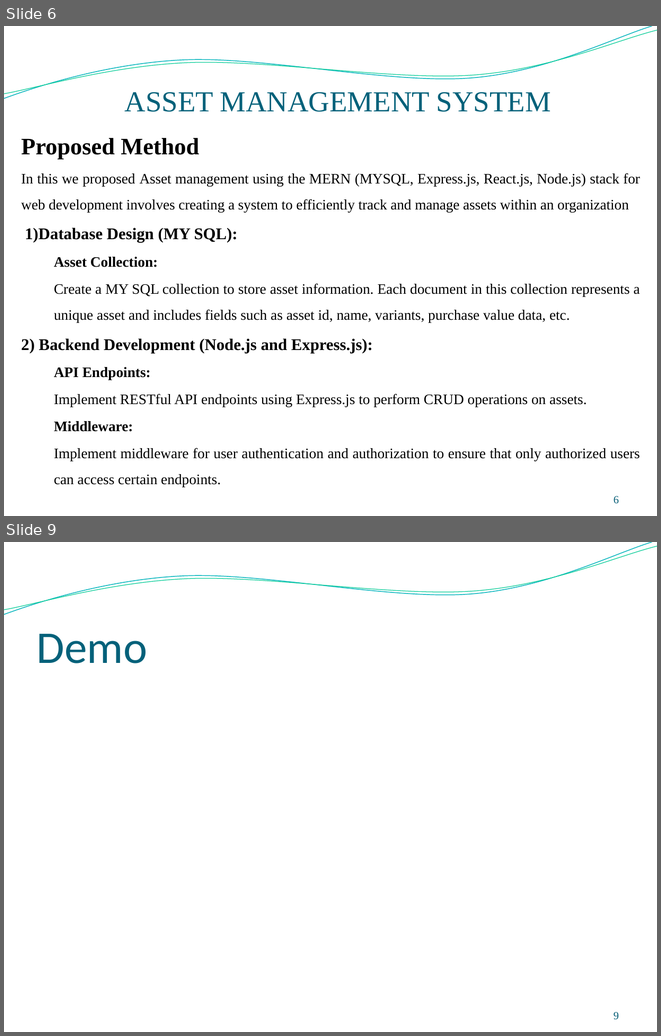
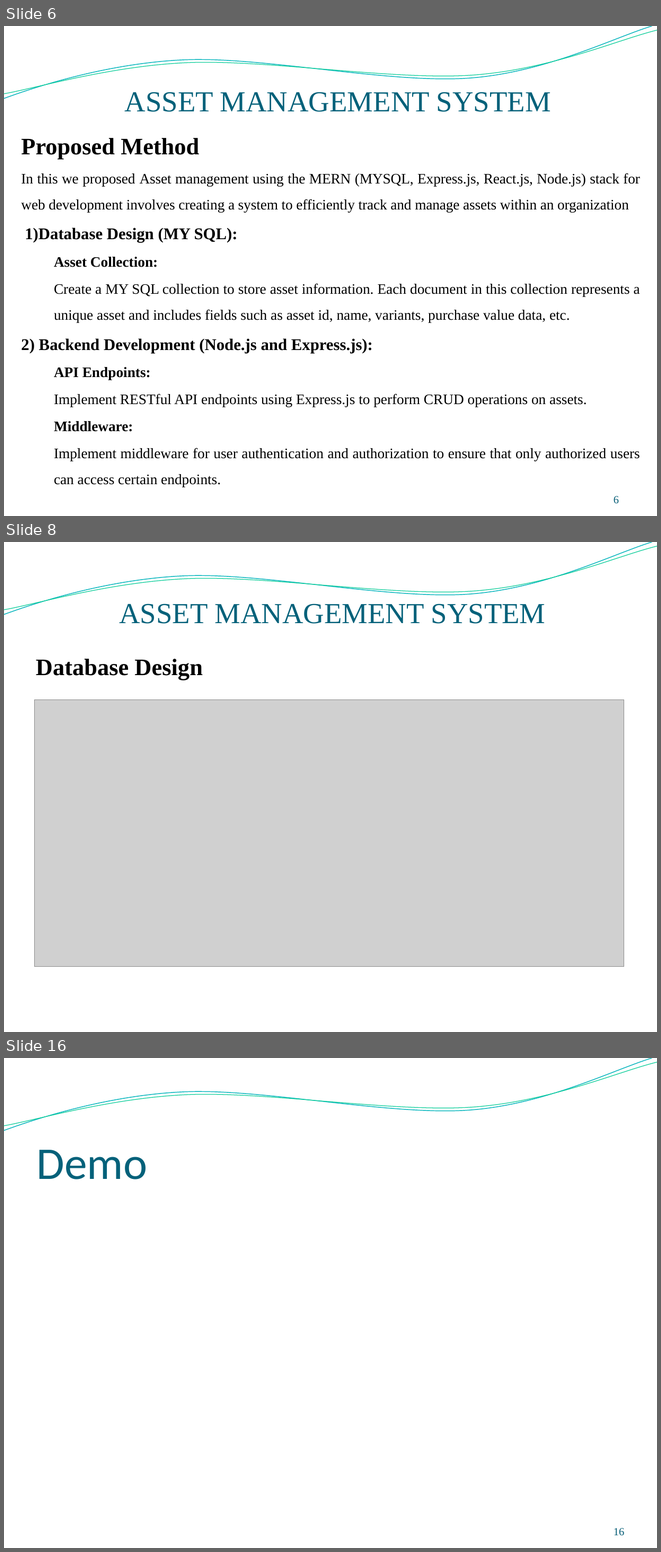
Before and after one commit to surya0811/Assetmanagement1, a slide deck: reports/ppt final.pptx. Shown one above the other, each under a label of ours: slides 6 and 9 before the commit, slides 6, 8 and 16 after it; the slides between them are not shown. The pictures are 661x1036 and 661x1552 pixels, drawn with LibreOffice and Linux fonts; fonts in the diff are those of the drawing; grey boxes stand for pictures; background and template pictures are left out. Boxes give left, top, right and bottom in pixels: in the first picture for what was removed or moved away, otherwise in the second. Text is boxed around its words. In the diff, an @@ line names an element or a change of style, - is before the commit and + after.

```diff
--- a/reports/ppt final.pptx
+++ b/reports/ppt final.pptx
@@ slide 8 added at (4, 542, 657, 1032), background picture (left out); not listed: 2 template elements that a slide beside it also shows @@
@@ text added at (119, 603, 546, 624), 32 pt, text #04617A @@
+ASSET MANAGEMENT SYSTEM
@@ title added at (36, 659, 202, 680), 26 pt, text #000000, bold @@
+Database Design
@@ picture added at (35, 700, 624, 967) @@
@@ what was slide 9 is now slide 16 @@
@@ page number at (614, 1528, 624, 1536): text changed @@
-9
+16
```
Also in this commit, not shown: 7 other slides added, 1 slide removed, 10 other files.
